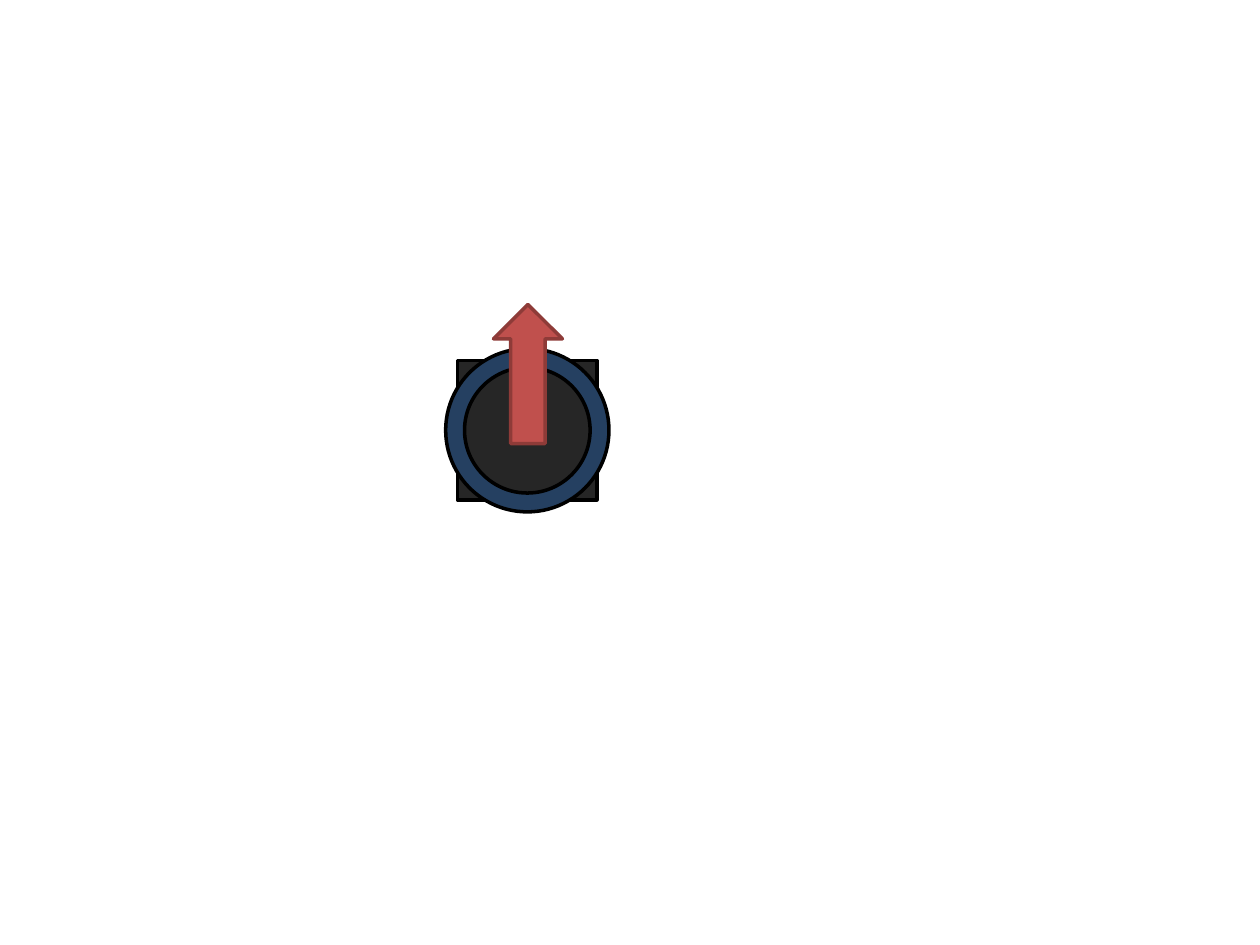
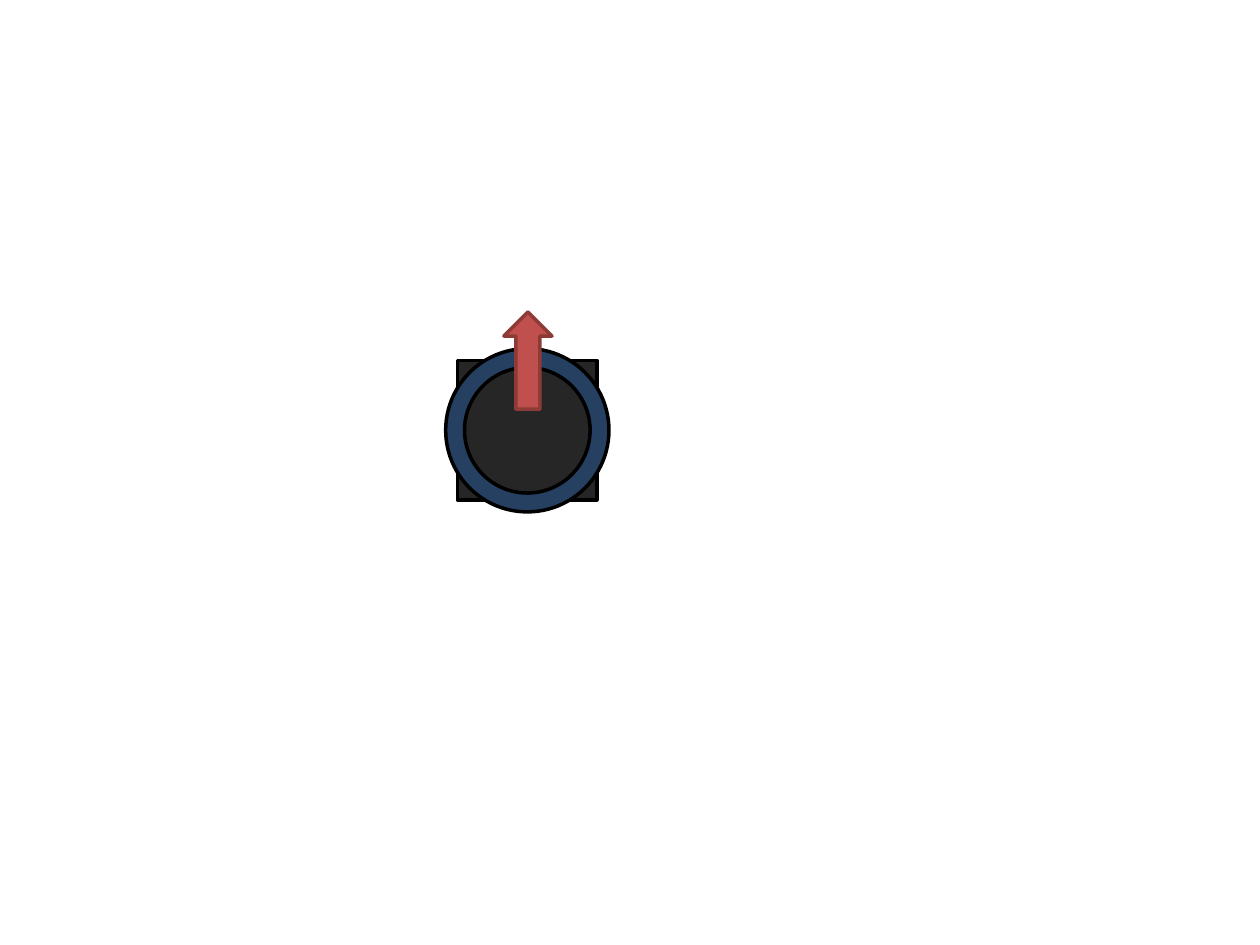
Before and after one commit to peteflorence/GeometricPDEs, a slide deck: slide 3 of _RotatingBot/Drawing.pptx. Drawn at 1260x945 pixels with LibreOffice and Linux fonts; fonts in the diff are those of the drawing. Boxes give left, top, right and bottom in pixels: in the first picture for what was removed or moved away, otherwise in the second. Text is boxed around its words. In the diff, an @@ line names an element or a change of style, - is before the commit and + after.

```diff
--- a/_RotatingBot/Drawing.pptx
+++ b/_RotatingBot/Drawing.pptx
@@ up arrow: place and size @@
-up arrow at (494,305,563,444)
+up arrow at (504,312,552,410)
```
Also in this commit, not shown: 4 other files.
